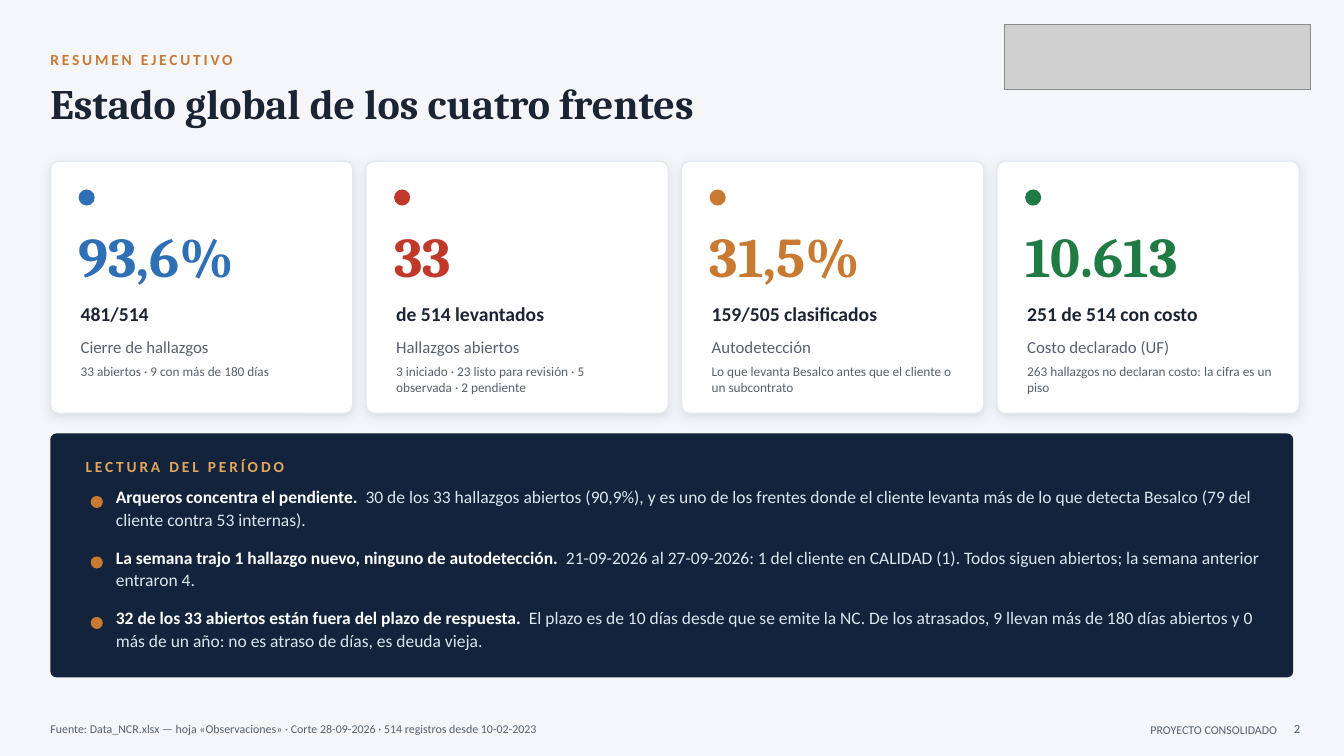
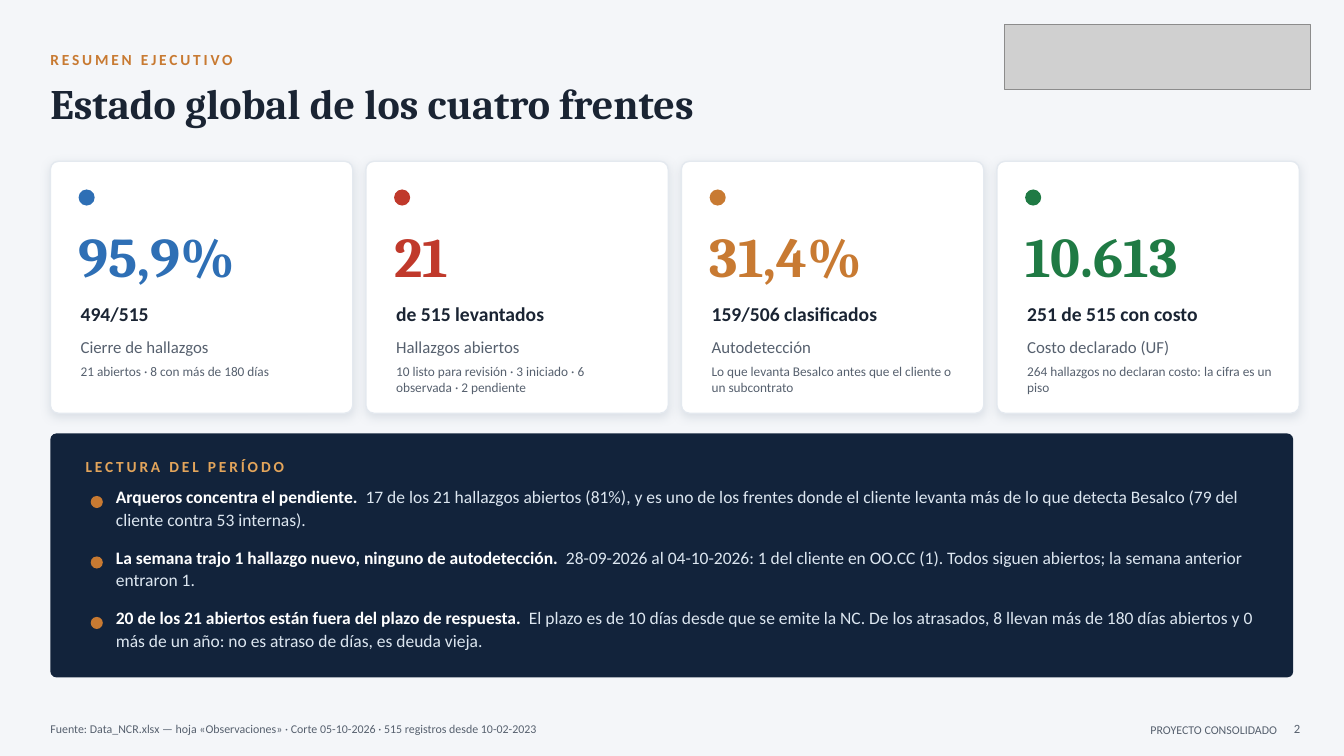
Before and after one commit to tdkvalex/Dashboard-HSEQ, a slide deck: slide 2 of modulo_nc/Panel_No_Conformidades.pptx. Drawn at 1344x756 pixels with LibreOffice and Linux fonts; fonts in the diff are those of the drawing; grey boxes stand for pictures. Boxes give left, top, right and bottom in pixels: in the first picture for what was removed or moved away, otherwise in the second. Text is boxed around its words. In the diff, an @@ line names an element or a change of style, - is before the commit and + after.

```diff
--- a/modulo_nc/Panel_No_Conformidades.pptx
+++ b/modulo_nc/Panel_No_Conformidades.pptx
@@ text at box(79, 239, 235, 285): text changed @@
-93,6%
+95,9%
@@ text at box(394, 239, 448, 277): text changed @@
-33
+21
@@ text at box(710, 239, 863, 285): text changed @@
-31,5%
+31,4%
@@ text at box(81, 307, 149, 322): text changed @@
-481/514
+494/515
@@ text at box(396, 307, 544, 321): text changed @@
-de 514 levantados
+de 515 levantados
@@ text at box(712, 307, 877, 322): text changed @@
-159/505 clasificados
+159/506 clasificados
@@ text at box(1027, 307, 1197, 321): text changed @@
-251 de 514 con costo
+251 de 515 con costo
@@ text at box(81, 367, 269, 376): text changed @@
-33 abiertos · 9 con más de 180 días
+21 abiertos · 8 con más de 180 días
@@ text at box(396, 367, 585, 394): text changed @@
-3 iniciado · 23 listo para revisión · 5 observada · 2 pendiente
+10 listo para revisión · 3 iniciado · 6 observada · 2 pendiente
@@ text at box(1027, 367, 1272, 394): text changed @@
-263 hallazgos no declaran costo: la cifra es un piso
+264 hallazgos no declaran costo: la cifra es un piso
@@ text at box(116, 490, 1238, 529): text changed @@
-Arqueros concentra el pendiente. 30 de los 33 hallazgos abiertos (90,9%), y es uno de los frentes donde el cliente levanta más de lo que detecta Besalco (79 del cliente contra 53 internas).
+Arqueros concentra el pendiente. 17 de los 21 hallazgos abiertos (81%), y es uno de los frentes donde el cliente levanta más de lo que detecta Besalco (79 del cliente contra 53 internas).
@@ text at box(116, 551, 1242, 586): text changed @@
-La semana trajo 1 hallazgo nuevo, ninguno de autodetección. 21-09-2026 al 27-09-2026: 1 del cliente en CALIDAD (1). Todos siguen abiertos; la semana anterior entraron 4.
+La semana trajo 1 hallazgo nuevo, ninguno de autodetección. 28-09-2026 al 04-10-2026: 1 del cliente en OO.CC (1). Todos siguen abiertos; la semana anterior entraron 1.
@@ text at box(116, 611, 1253, 650): text changed @@
-32 de los 33 abiertos están fuera del plazo de respuesta. El plazo es de 10 días desde que se emite la NC. De los atrasados, 9 llevan más de 180 días abiertos y 0 más de un año: no es atraso de días, es deuda vieja.
+20 de los 21 abiertos están fuera del plazo de respuesta. El plazo es de 10 días desde que se emite la NC. De los atrasados, 8 llevan más de 180 días abiertos y 0 más de un año: no es atraso de días, es deuda vieja.
@@ text at box(50, 725, 537, 735): text changed @@
-Fuente: Data_NCR.xlsx — hoja «Observaciones» · Corte 28-09-2026 · 514 registros desde 10-02-2023
+Fuente: Data_NCR.xlsx — hoja «Observaciones» · Corte 05-10-2026 · 515 registros desde 10-02-2023
```
Also in this commit, not shown: 16 other slides changed, 3 other files.
